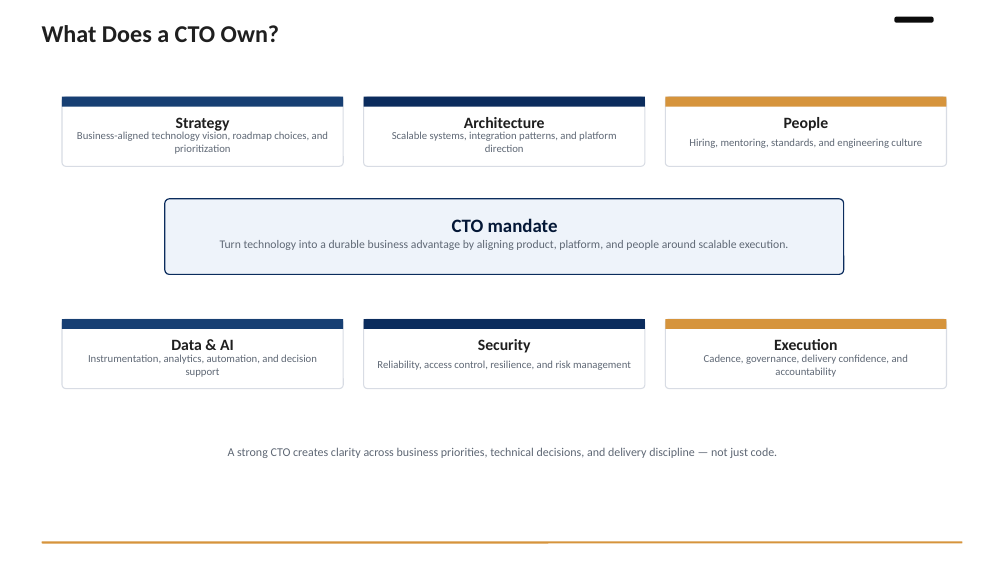
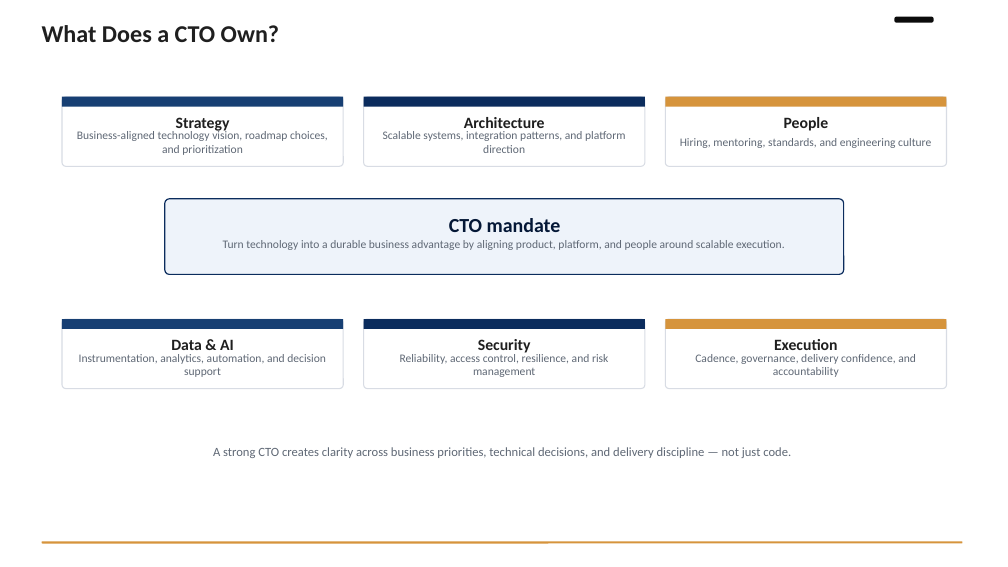
Before and after one commit to omarsaab96/portfolio, a slide deck: slide 4 of omarsaab_portfolio.pptx. Drawn at 1008x567 pixels with LibreOffice and Linux fonts; fonts in the diff are those of the drawing. Boxes give left, top, right and bottom in pixels: in the first picture for what was removed or moved away, otherwise in the second. Text is boxed around its words. In the diff, an @@ line names an element or a change of style, - is before the commit and + after.

```diff
--- a/omarsaab_portfolio.pptx
+++ b/omarsaab_portfolio.pptx
@@ text "Turn technology into a durable ..." at <box>223,240,785,250</box>: size 11.1 to 11 pt @@
@@ text "CTO mandate" at <box>449,218,561,232</box>: size 18 to 19 pt @@
@@ size 10.2 to 11 pt in 6 elements at <box>77,130,328,155</box>, <box>383,131,625,153</box>, <box>680,138,931,148</box>, <box>79,354,326,377</box>, <box>400,352,608,377</box>, <box>695,354,916,377</box> @@
@@ text "A strong CTO creates clarity ..." at <box>213,447,791,458</box>: size 11.4 to 12 pt @@
```
Also in this commit, not shown: 13 other slides changed, 5 slides added, 1 other file.
